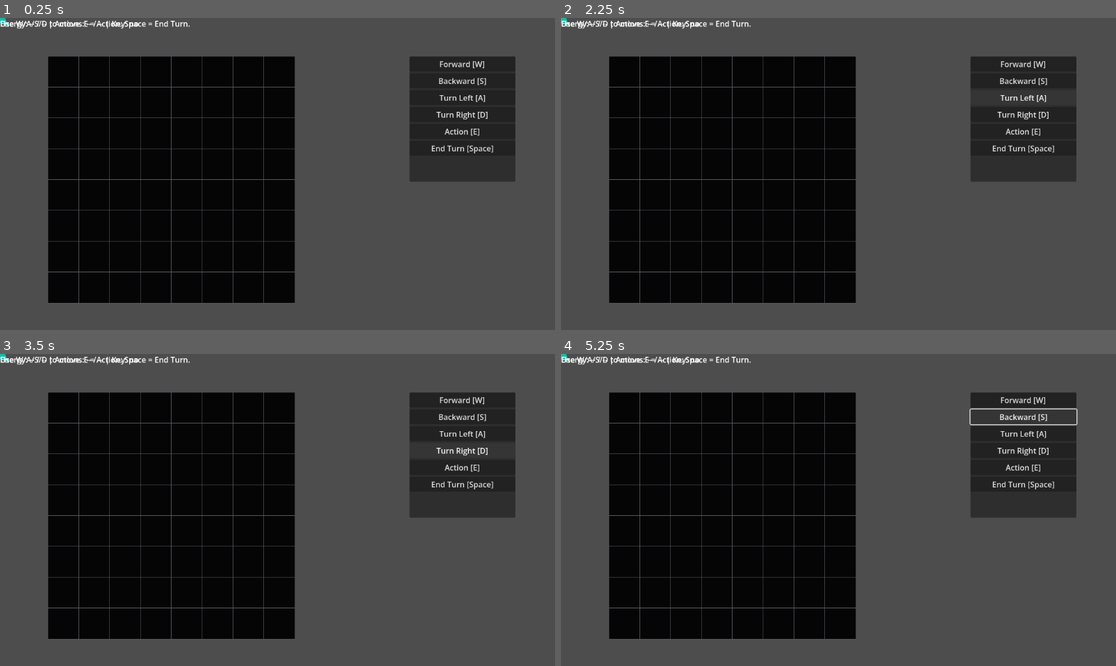
Above: before the commit, frames 1-4 (two rows, left to right).
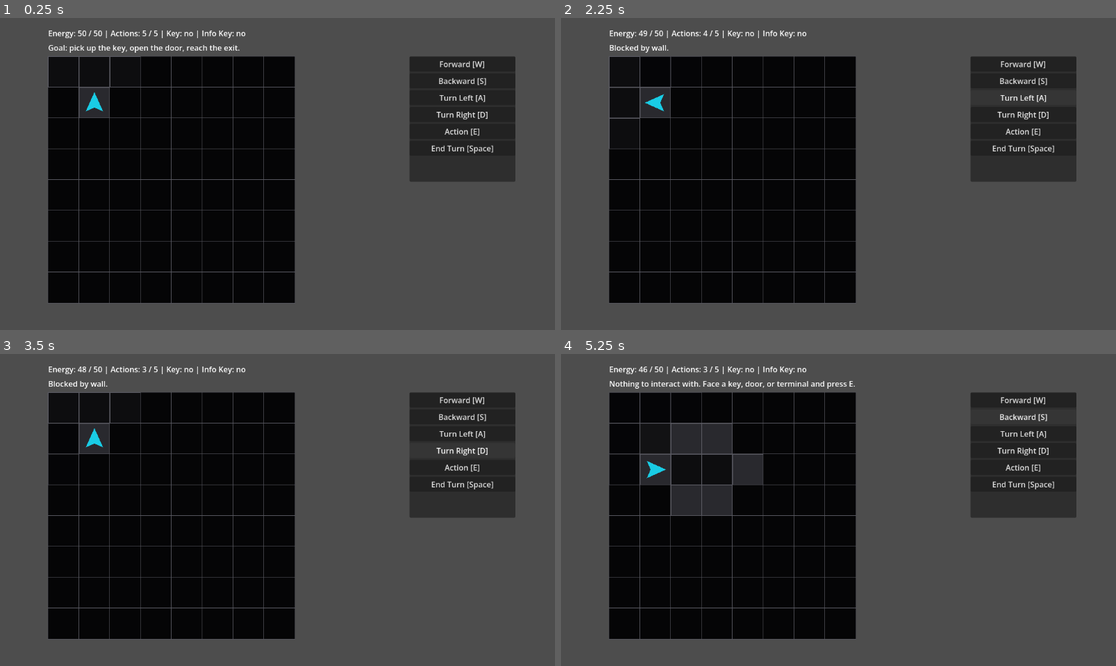
Above: after the commit, the same moments.

Repository: JUSTConnect/bibop
Game: Godot game, scene res://scenes/main.tscn
Same seed, same stepped clock (60 frames per second), same inputs: the game is played once before the commit and once after it.
Inputs:
- Up to frame 1 (0.25 s): no input
- Up to frame 2 (2.25 s): click "Action [E]" at 0.5 s; click "Forward [W]" at 1.25 s; click "Turn Left [A]" at 2 s
- Up to frame 3 (3.5 s): click "Turn Right [D]" at 2.75 s
- Up to frame 4 (5.25 s): click "End Turn [Space]" at 3.5 s; click "Backward [S]" at 4.25 s; hold Right (turn_right) from 5.03 s (still down); hold E (interact) from 5.03 s (still down)

The runs differ from the first frame. In frame 1, 1.6% of the frame differs, in the area x 0-45%, y 0-32%; in frame 2, 1.4%; in frame 3, 1.5%; in frame 4, 4.6%, in the area x 0-94%, y 0-52%.
Error before the commit: Parse Error: Variable "installed_modules" has the same name as a previously declared variable. (res://scripts/bipob/bipob_controller.gd:39)

Commit message:
Fix Sprint 4 terminal and digital door integration

Diff:
--- a/scripts/bipob/bipob_controller.gd
+++ b/scripts/bipob/bipob_controller.gd
@@ -23,8 +23,6 @@
 
 # MVP module model: modules can grant small passive bonuses and command flags.
 # No inventory/equipment UI yet; this only stores and applies data programmatically.
-var installed_modules: Array[BipobModule] = []
-
 var base_max_energy: int = 0
 var base_vision_range: int = 0
 var base_actions_per_turn: int = 0
@@ -36,6 +34,7 @@
 var actions_left: int = 0
 var mission_finished: bool = false
 var has_key: bool = false
+var has_info_key: bool = false
 var installed_modules: Array[BipobModule] = []
 
 @onready var grid_manager: GridManager = get_node("../Field")
@@ -80,15 +79,14 @@
 	actions_left = clampi(actions_left, 0, actions_per_turn)
 
 func _ready() -> void:
-	create_default_modules()
 	base_max_energy = max_energy
 	base_vision_range = vision_range
 	base_actions_per_turn = actions_per_turn
+	create_default_modules()
 	recalculate_module_stats()
 
 	energy = max_energy
 	actions_left = actions_per_turn
-	create_default_modules()
 
 	if mission_label != null:
 		mission_label.text = ""
@@ -385,6 +383,8 @@
 			open_door(target_position)
 		GridManager.TILE_DIGITAL_DOOR:
 			open_digital_door(target_position)
+		GridManager.TILE_TERMINAL:
+			read_terminal(target_position)
 		_:
 			print("Nothing to interact with at: ", target_position)
 			hint_requested.emit("Nothing to interact with. Face a key, door, or terminal and press E.")
@@ -392,6 +392,8 @@
 
 func read_terminal(target_position: Vector2i) -> void:
 	if not require_command("read_terminal", "Missing module: Interface V1 required."):
+		return
+	if not can_spend_action(1, 1):
 		return
 	has_info_key = true
 	spend_action(1, 1)
--- a/scripts/field/grid_manager.gd
+++ b/scripts/field/grid_manager.gd
@@ -6,6 +6,7 @@
 const TILE_DOOR := 2
 const TILE_KEY := 3
 const TILE_EXIT := 4
+const TILE_TERMINAL := 5
 const TILE_DIGITAL_DOOR := 6
 
 @export var cell_size: int = 64
@@ -18,7 +19,7 @@
 var map_data: Array = [
 	[1, 1, 1, 1, 1, 1, 1, 1],
 	[1, 0, 0, 0, 0, 0, 2, 1],
-	[1, 0, 1, 1, 0, 0, 0, 1],
+	[1, 0, 1, 1, 0, 5, 6, 1],
 	[1, 0, 0, 0, 0, 1, 0, 1],
 	[1, 0, 0, 3, 0, 1, 0, 1],
 	[1, 0, 1, 1, 0, 0, 0, 1],
@@ -32,6 +33,7 @@
 	TILE_DOOR: Color(0.45, 0.25, 0.08),
 	TILE_KEY: Color(0.95, 0.75, 0.15),
 	TILE_EXIT: Color(0.15, 0.65, 0.35),
+	TILE_TERMINAL: Color(0.6, 0.25, 0.75),
 	TILE_DIGITAL_DOOR: Color(0.1, 0.4, 0.85),
 }
 
